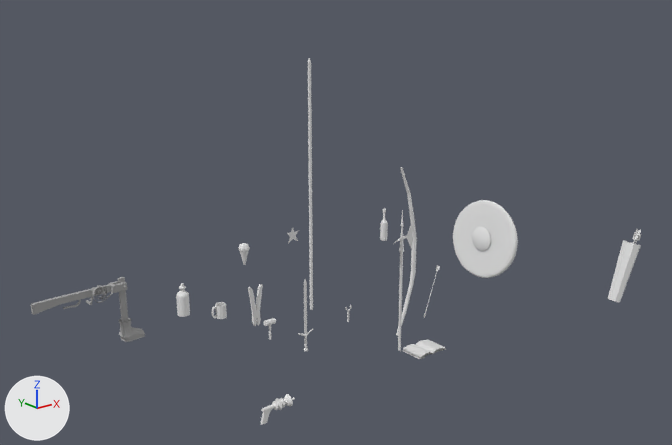
Before and after pictures for a commit that changed the Blender file assets/gear.blend.
Before and after are seen from a camera (50 mm lens) standing at (-12.53, -15.21, 8.51) and looking at (-0.23, 0.17, 2.36). Every picture has the same lights, and +X, +Y and +Z are marked at lower left.

The first picture shows 'Pointer1', 'PuntoMatic1', 'Quiver1', 'Shield1'.
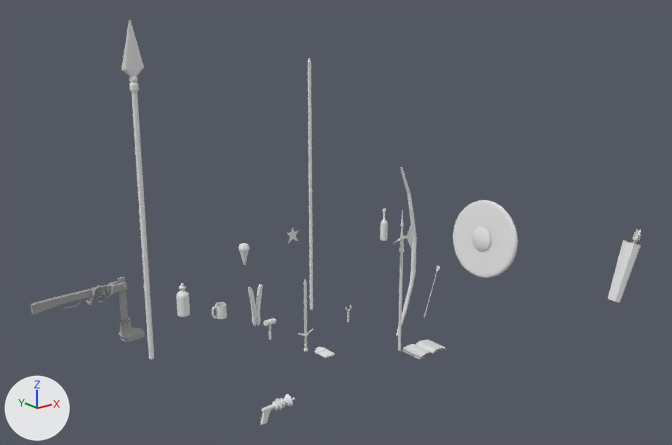
What differs and where, as boxes (x1, y1, x2, y2) in the pictures (672 x 445 px):
'Spear1', added
    after: (121, 20, 154, 359)
'Clipboard1', added
    after: (314, 347, 335, 358)

Edits to the bpy script that builds the scene:
```text
Add me_cube_005:
    me_cube_005.from_pydata(...)  # 88 vertices, 86 faces; spans x -1.0..1.0, y -1.0..1.13, z -1.0..3.67
Add me_cylinder_009:
    me_cylinder_009.from_pydata(...)  # 80 vertices, 72 faces; spans x -2.52..-2.04, y -0.09..0.09, z 1.21..8.36
    me_cylinder_009.materials.append(mat_material_009)  # white #e7e7e7
Add ob_clipboard1:
    ob_clipboard1 = bpy.data.objects.new('Clipboard1', me_cube_005)
    ob_clipboard1.location = (-1.46, -0.99, 0.0)
    ob_clipboard1.scale = (0.135, 0.199, 0.0114)
Add ob_spear1:
    ob_spear1 = bpy.data.objects.new('Spear1', me_cylinder_009)
    ob_spear1.location = (-1.91, 1.57, -1.48)
```
